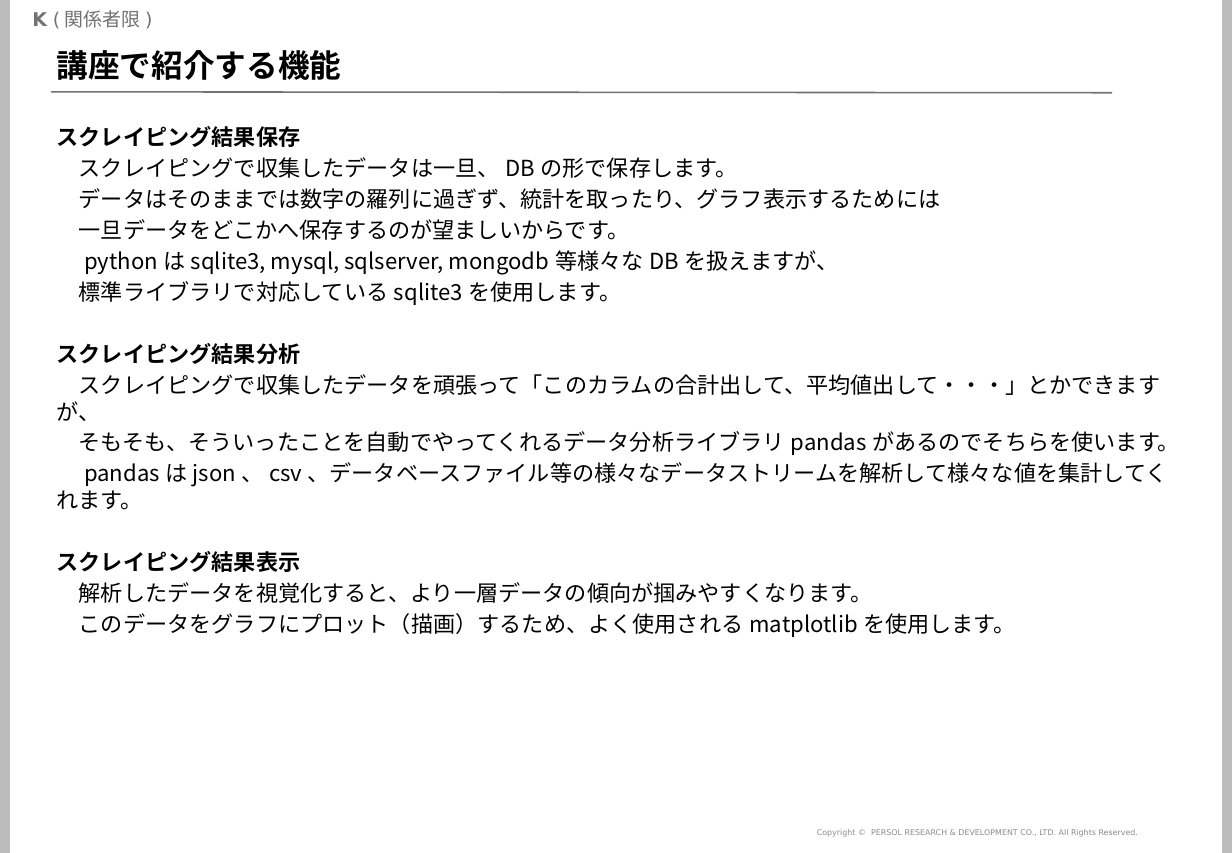
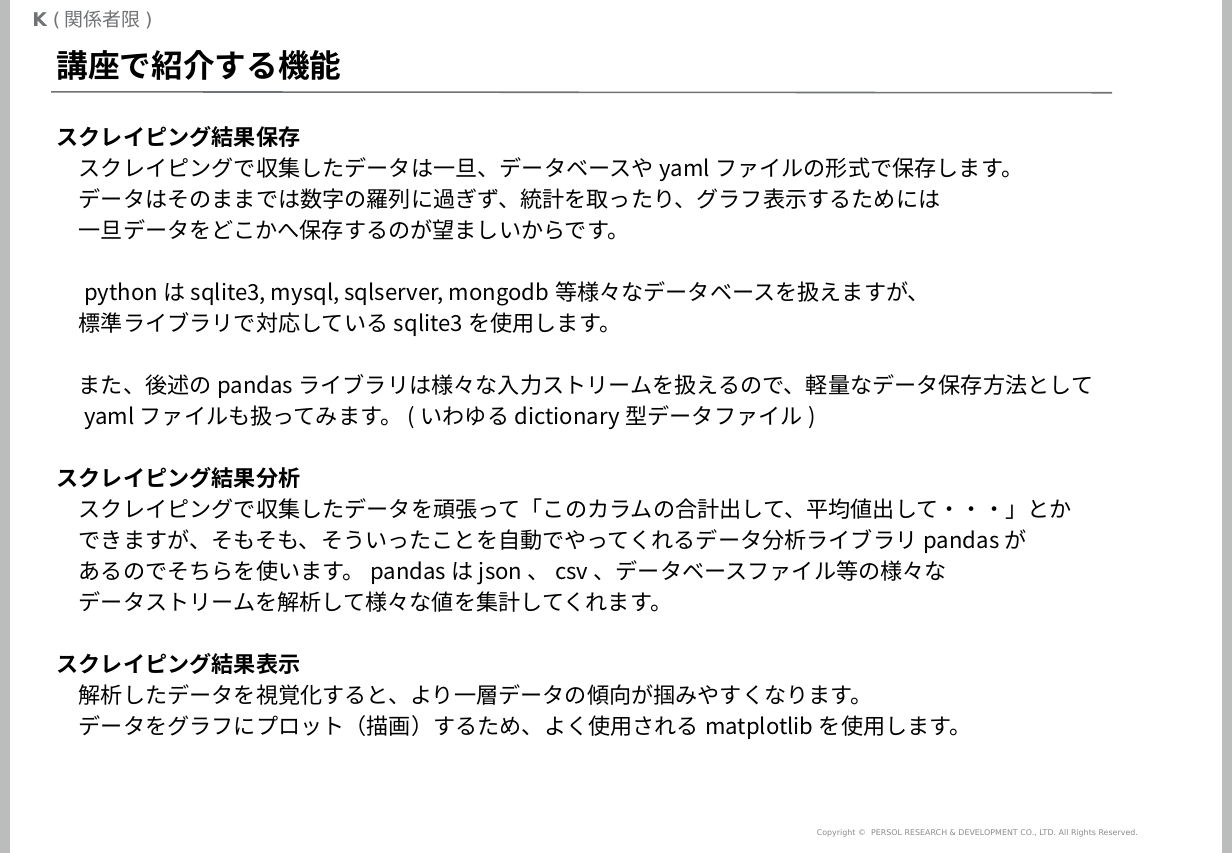
Before and after one commit to mogrodown/python_session, a slide deck: slide 4 of doc/python中級講座_2020.pptx. Drawn at 1232x853 pixels with LibreOffice and Linux fonts; fonts in the diff are those of the drawing; background and template pictures are left out. Boxes give left, top, right and bottom in pixels: in the first picture for what was removed or moved away, otherwise in the second. Text is boxed around its words. In the diff, an @@ line names an element or a change of style, - is before the commit and + after.

```diff
--- a/doc/python中級講座_2020.pptx
+++ b/doc/python中級講座_2020.pptx
@@ text at [79, 157, 1023, 178]: text changed @@
-スクレイピングで収集したデータは一旦、DBの形で保存します。
+スクレイピングで収集したデータは一旦、データベースやyamlファイルの形式で保存します。
@@ text at [271, 281, 930, 305]: text changed @@
-pythonはsqlite3, mysql, sqlserver, mongodb等様々なDBを扱えますが、
+pythonはsqlite3, mysql, sqlserver, mongodb等様々なデータベースを扱えますが、
@@ text at [79, 374, 1093, 426]: paragraphs added @@
+また、後述のpandasライブラリは様々な入力ストリームを扱えるので、軽量なデータ保存方法として
+yamlファイルも扱ってみます。(いわゆるdictionary型データファイル)
@@ text at [79, 498, 1072, 612]: text changed @@
-スクレイピングで収集したデータを頑張って「このカラムの合計出して、平均値出して・・・」とかできますが、
-そもそも、そういったことを自動でやってくれるデータ分析ライブラリpandasがあるのでそちらを使います。
-pandasはjson、csv、データベースファイル等の様々なデータストリームを解析して様々な値を集計してくれます。
+スクレイピングで収集したデータを頑張って「このカラムの合計出して、平均値出して・・・」とか
+できますが、そもそも、そういったことを自動でやってくれるデータ分析ライブラリpandasが
+あるのでそちらを使います。pandasはjson、csv、データベースファイル等の様々な
+データストリームを解析して様々な値を集計してくれます。
@@ text at [79, 715, 972, 736]: text changed @@
-このデータをグラフにプロット（描画）するため、よく使用されるmatplotlibを使用します。
+データをグラフにプロット（描画）するため、よく使用されるmatplotlibを使用します。
```
Also in this commit, not shown: 10 other slides changed, 1 slide added, 1 slide removed, 2 other files.
